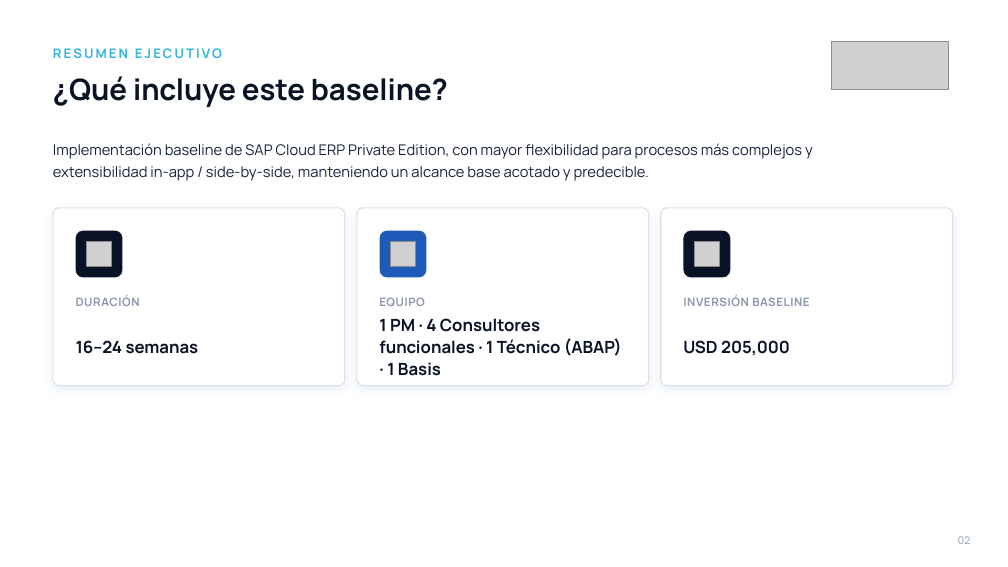
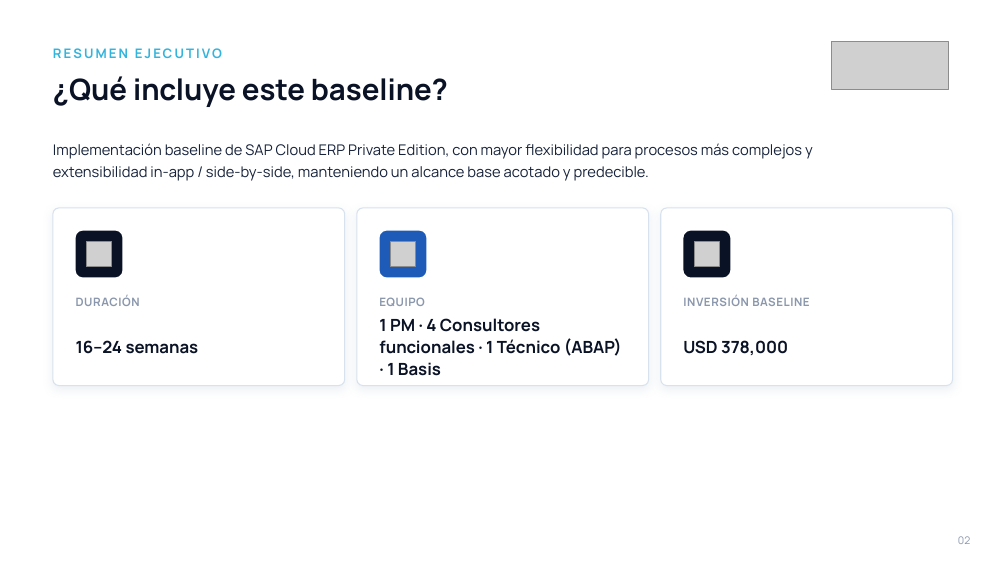
Before and after one commit to samaizaatseidor/Listadeprecios, a slide deck: slide 2 of decks/SEIDOR_Alcance_SAP_Cloud_ERP_Private.pptx. Drawn at 1008x567 pixels with LibreOffice and Linux fonts; fonts in the diff are those of the drawing; grey boxes stand for pictures; background and template pictures are left out. Boxes give left, top, right and bottom in pixels: in the first picture for what was removed or moved away, otherwise in the second. Text is boxed around its words. In the diff, an @@ line names an element or a change of style, - is before the commit and + after.

```diff
--- a/decks/SEIDOR_Alcance_SAP_Cloud_ERP_Private.pptx
+++ b/decks/SEIDOR_Alcance_SAP_Cloud_ERP_Private.pptx
@@ text at (683, 340, 788, 355): text changed @@
-USD 205,000
+USD 378,000
```
Also in this commit, not shown: 1 other slide changed, 1 other file.
